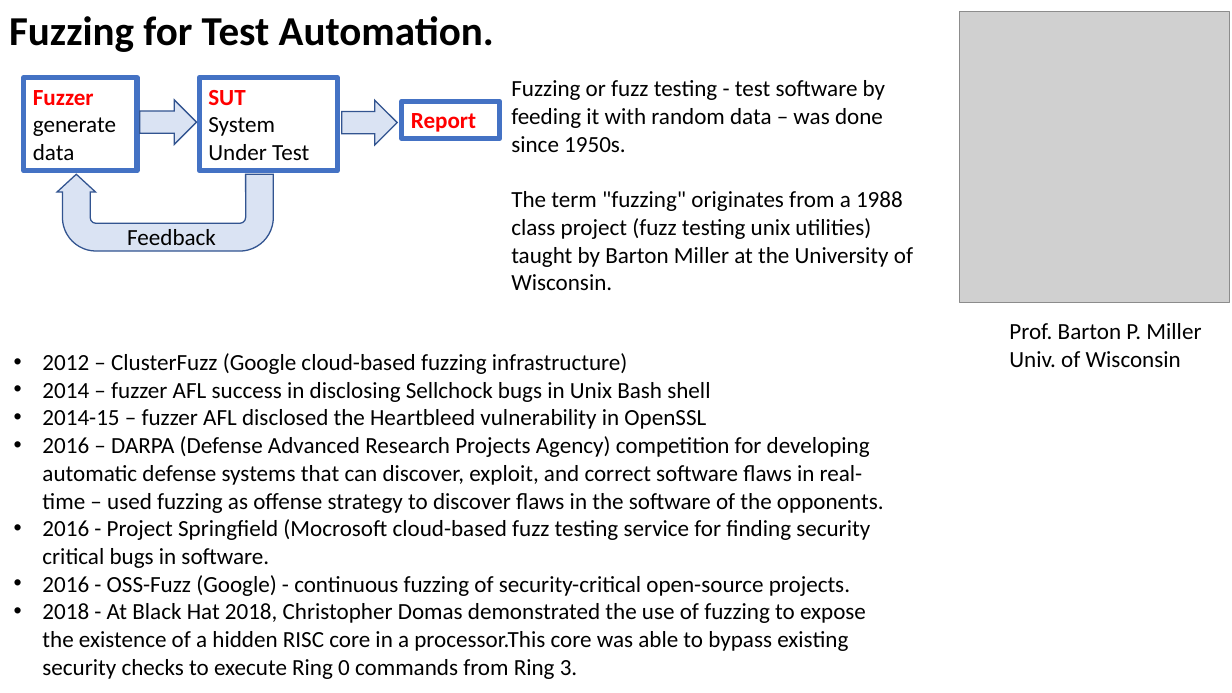
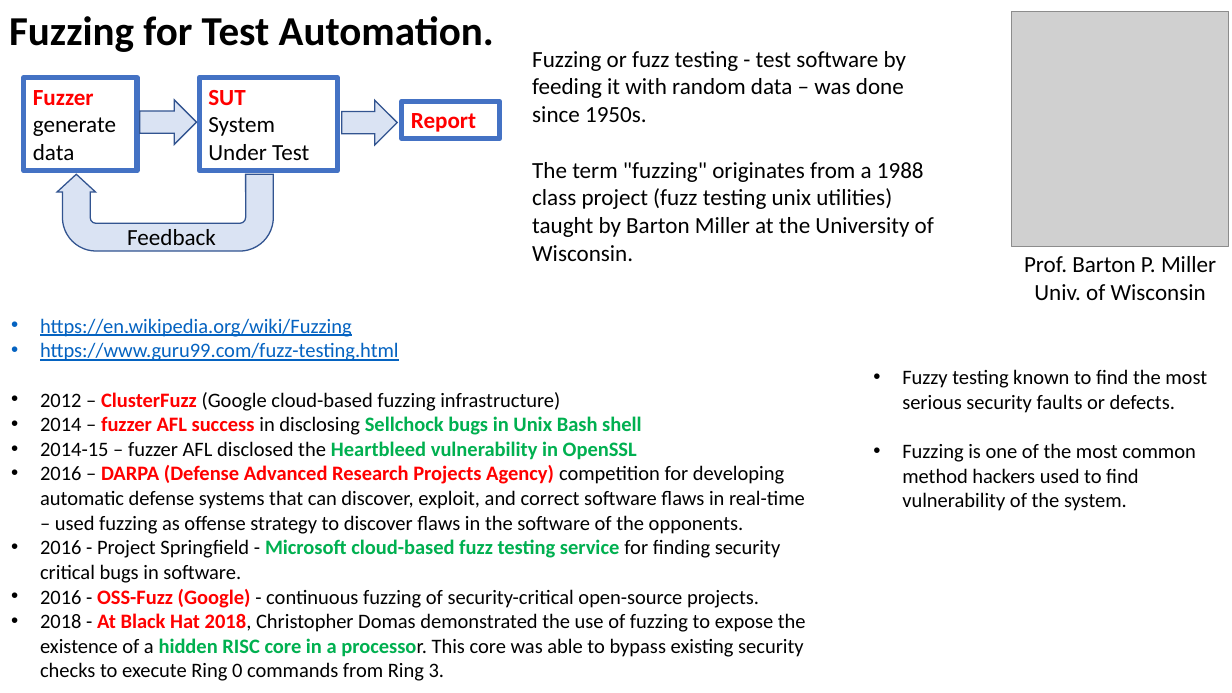
Before and after one commit to lselector/ml_ai_doc, a slide deck: slide 1 of fuzzing.pptx. Drawn at 1232x693 pixels with LibreOffice and Linux fonts; fonts in the diff are those of the drawing; grey boxes stand for pictures. Boxes give left, top, right and bottom in pixels: in the first picture for what was removed or moved away, otherwise in the second. Text is boxed around its words. In the diff, an @@ line names an element or a change of style, - is before the commit and + after.

```diff
--- a/fuzzing.pptx
+++ b/fuzzing.pptx
@@ picture: place and size @@
-picture at [959,11,1229,302]
+picture at [1012,11,1229,246]
@@ text "Fuzzing or fuzz testing - ...": place and size @@
-text "Fuzzing or fuzz testing - ..." at [511,80,913,290]
+text "Fuzzing or fuzz testing - ..." at [532,51,934,261]
@@ text "Prof. Barton P. Miller": place and size @@
-text "Prof. Barton P. Miller" at [1009,323,1201,367]
+text "Prof. Barton P. Miller" at [1024,256,1216,300]
@@ text "Prof. Barton P. Miller" at [1024,256,1216,300]: alignment left to centre @@
@@ text "https://en.wikipedia.org/wiki/Fuzzing": place and size @@
-text "https://en.wikipedia.org/wiki/Fuzzing" at [42,353,884,679]
+text "https://en.wikipedia.org/wiki/Fuzzing" at [40,318,806,681]
@@ text at [40,318,399,361]: paragraphs added @@
+• https://en.wikipedia.org/wiki/Fuzzing
+• https://www.guru99.com/fuzz-testing.html
@@ text added at [902,369,1207,511], 16 pt, text #000000 @@
+• Fuzzy testing known to find the most serious security faults or defects.
+• Fuzzing is one of the most common method hackers used to find vulnerability of the system.
@@ text at [40,392,805,608]: size 18 to 16 pt in "2012 – ClusterFuzz (Google cloud-based fuzzing infrastructur ...", "2014 – fuzzer AFL success in disclosing ...", "2014-15 – fuzzer AFL disclosed the Heartbleed ...", "2016 – DARPA (Defense Advanced Research Projects ..." and 1 more places; text colour #000000 to #FF0000 in "ClusterFuzz", "fuzzer AFL success", "DARPA (Defense Advanced Research Projects Agency)", "OSS-Fuzz (Google)"; bold on in "ClusterFuzz", "fuzzer AFL success Sellchock bugs in Unix ...", "Heartbleed vulnerability in OpenSSL", "DARPA (Defense Advanced Research Projects Agency)" and 1 more places; text colour #000000 to #00B050 in "Sellchock bugs in Unix Bash shell", "Heartbleed vulnerability in OpenSSL" @@
@@ text at [40,539,781,583]: text changed; size 18 to 16 pt @@
-• 2016 - Project Springfield (Mocrosoft cloud-based fuzz testing service for finding security critical bugs in software.
+• 2016 - Project Springfield - Microsoft cloud-based fuzz testing service for finding security critical bugs in software.
@@ text at [40,613,806,681]: text changed; size 18 to 16 pt @@
-• 2018 - At Black Hat 2018, Christopher Domas demonstrated the use of fuzzing to expose the existence of a hidden RISC core in a processor.This core was able to bypass existing security checks to execute Ring 0 commands from Ring 3.
+• 2018 - At Black Hat 2018, Christopher Domas demonstrated the use of fuzzing to expose the existence of a hidden RISC core in a processor. This core was able to bypass existing security checks to execute Ring 0 commands from Ring 3.
```
Also in this commit, not shown: 6 other slides changed.
